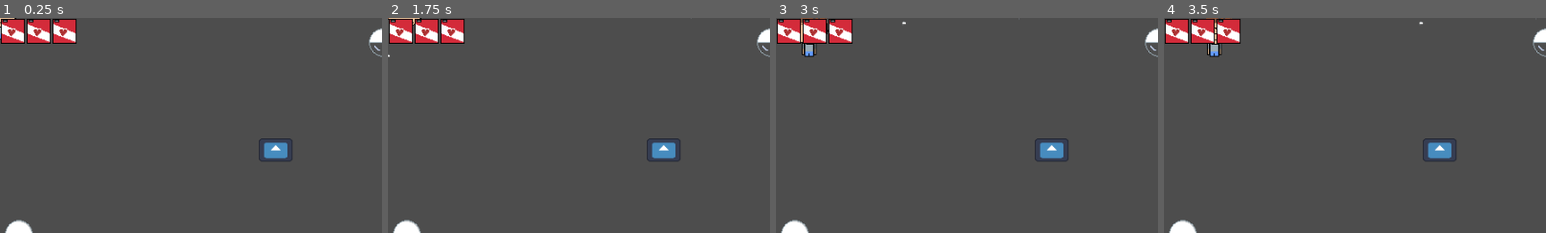
Above: before the commit, frames 1-4 (left to right).
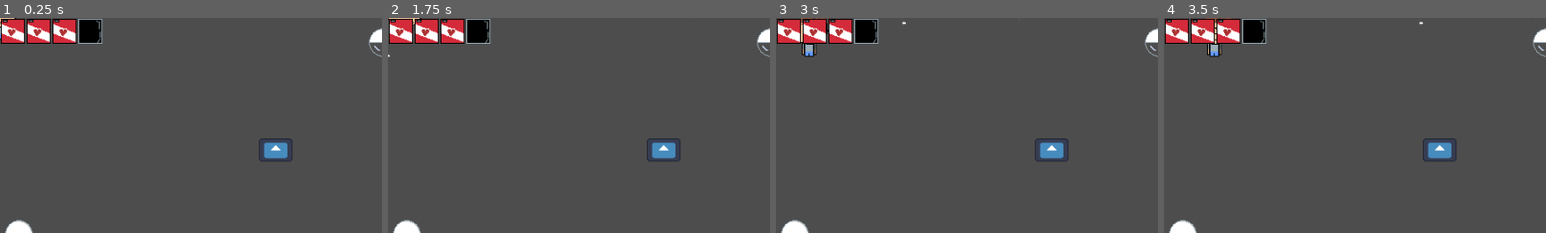
Above: after the commit, the same moments.

Repository: EduKMilke/projetos-aleat-rios
Game: Godot game, scene res://obj/world.tscn
The game is run twice, just before and just after one commit, with the same random seed, the same clock (stepped at 60 frames per second) and the same inputs. The engine's default icon, where the game draws it, is replaced by a stand-in: a white triangle on a blue panel in a dark square.
Inputs:
- Up to frame 1 (0.25 s): no input
- Up to frame 2 (1.75 s): tap Enter at 0.5 s; hold Right (ui_right) 0.53-1.28 s; tap D (t_d) at 0.6, 1.55 s; tap Space at 1.25 s; hold Down (ui_down) from 1.28 s (still down); tap A (t_a) at 1.35 s
- Up to frame 3 (3 s): tap Enter at 2 s; release Down (ui_down) at 2.03 s; hold Right (ui_right) 2.03-2.78 s; tap D (t_d) at 2.1 s; tap Space at 2.75 s; hold Up (ui_up) from 2.78 s (still down); tap S (t_s) at 2.85 s
- Up to frame 4 (3.5 s): keep holding Up (ui_up); tap D (t_d) at 3.05 s
The pictures show only the part of the screen within x 0-50%, y 0-50%; the shares and areas given below are measured in that part.

The runs differ from the first frame. In frame 1, 0.7% of the frame differs, in the area x 20-27%, y 0-12%; in frame 2, 0.7%; in frame 3, 0.7%; in frame 4, 0.7%.

Commit message:
sistema de dano (base)

Diff:
--- a/the-bing-of-fillipin/obj/player/player.tscn
+++ b/the-bing-of-fillipin/obj/player/player.tscn
@@ -1,11 +1,23 @@
-[gd_scene load_steps=6 format=3 uid="uid://cdojeb1effneq"]
+[gd_scene load_steps=7 format=3 uid="uid://cdojeb1effneq"]
 
 [ext_resource type="Script" uid="uid://dpvt7q77gtsed" path="res://scripts/jogador/fillipin.gd" id="1_g3svd"]
 [ext_resource type="Texture2D" uid="uid://etjdwaxkuun8" path="res://assets/fillipin/player.png" id="2_rhfbe"]
+[ext_resource type="Texture2D" uid="uid://7332iroq84tx" path="res://assets/vidas/vidaV_0.png" id="3_hle3s"]
 [ext_resource type="PackedScene" uid="uid://oo8vph4vtyhv" path="res://obj/vida/sis_vida.tscn" id="3_rhfbe"]
 
 [sub_resource type="SpriteFrames" id="SpriteFrames_hqtel"]
 animations = [{
+"frames": [{
+"duration": 1.0,
+"texture": ExtResource("2_rhfbe")
+}, {
+"duration": 1.0,
+"texture": ExtResource("3_hle3s")
+}],
+"loop": true,
+"name": &"dano",
+"speed": 5.0
+}, {
 "frames": [{
 "duration": 1.0,
 "texture": ExtResource("2_rhfbe")
@@ -23,6 +35,7 @@
 
 [node name="AnimatedSprite2D" type="AnimatedSprite2D" parent="."]
 sprite_frames = SubResource("SpriteFrames_hqtel")
+animation = &"dano"
 
 [node name="CollisionShape2D" type="CollisionShape2D" parent="."]
 position = Vector2(-0.5, 8.5)
--- a/the-bing-of-fillipin/scripts/global.gd
+++ b/the-bing-of-fillipin/scripts/global.gd
@@ -11,10 +11,21 @@
 var plaspd=300.00 #veloc do player
 var tiroc=0.5 #coldown do tiro
 
-var vida_maxv=3
-var vida_maxg=12
-var vida_v=3
-var vida_c=0
+var vida_maxv=3 #vida maxima vermelha
+const vida_maxg=12 #vida maxima geral
+var vida_v=3#vida vermelha preenchida obs toda vez que iniciado precisa ser menor ou igaula a o vida_maxv
+var vida_c=1#vida cinza lá
+var vida_g=vida_v+vida_c #soma das duas vidads
+var dano=true
+var t_dano=1 #tempo que player fica imortal dps de tomar dano
+func menos_vida()->void:
+	if dano==true:
+		if Global.vida_c==0:
+			Global.vida_v-=1
+		else:
+			Global.vida_c-=1
+		Global.vida_g=Global.vida_c+Global.vida_c
+		dano=false
 #tiro
 var tirospd=300 #spd tiro
 var tiroext=2 #tempo de existencioa
--- a/the-bing-of-fillipin/scripts/inimigos/atirador.gd
+++ b/the-bing-of-fillipin/scripts/inimigos/atirador.gd
@@ -9,4 +9,4 @@
 
 
 func _on_body_entered(_body: Node2D) -> void:
-	Global.vida_v-=1
+	Global.menos_vida()
--- a/the-bing-of-fillipin/scripts/jogador/fillipin.gd
+++ b/the-bing-of-fillipin/scripts/jogador/fillipin.gd
@@ -4,12 +4,11 @@
 var tiro = preload("res://obj/player/tiro.tscn")
 var p_t = false
 var t_c = 0
-
+@onready var spr=$AnimatedSprite2D
 
 func _ready() -> void:
 	pass
 func _physics_process(delta: float) -> void:
-
 
 	var direction2 := Input.get_axis("t_w", "t_s")
 	var direction := Input.get_axis("t_a", "t_d")
@@ -59,3 +58,8 @@
 			p_t = false
 			t_c = Global.tiroc
 			get_tree().current_scene.add_child(i_tiro)
+	if Global.dano==false:
+		spr.play("dano")
+		await get_tree().create_timer(Global.t_dano).timeout
+		spr.play("default")
+		Global.dano=true
--- a/the-bing-of-fillipin/scripts/vida/sis_vida.gd
+++ b/the-bing-of-fillipin/scripts/vida/sis_vida.gd
@@ -2,23 +2,34 @@
 
 const img = "res://assets/vidas/vidaV_1.png"
 const img2 = "res://assets/vidas/vidaV_0.png"
+const img3="res://assets/vidas/vidaV_0.png"
 var vida_ver: Texture2D = null
 var vida_ver_0:Texture2D=null
+var vida_c:Texture2D=null
 func _ready():
 	vida_ver = load(img)
 	vida_ver_0 = load(img2)
-
+	vida_c=load(img3)
 func _process(_delta):
 
 	queue_redraw()
 func _draw():
+	var posicao = Vector2(0, 0)
+	if Global.vida_g>Global.vida_maxg:
+		if Global.vida_c>0:
+			Global.vida_c-=1
+		else:
+			Global.vida_maxv-=1
 
 	if vida_ver != null:
-		var posicao = Vector2(0, 0)
 		for i in Global.vida_maxv:
 			if i<Global.vida_v:
 				draw_texture(vida_ver, posicao)
 			else:
 				draw_texture(vida_ver_0, posicao)
+			posicao+=Vector2(30,0)
 
+	if vida_c!=null:
+		for i in Global.vida_c:
+			draw_texture(vida_c, posicao)
 			posicao+=Vector2(30,0)
